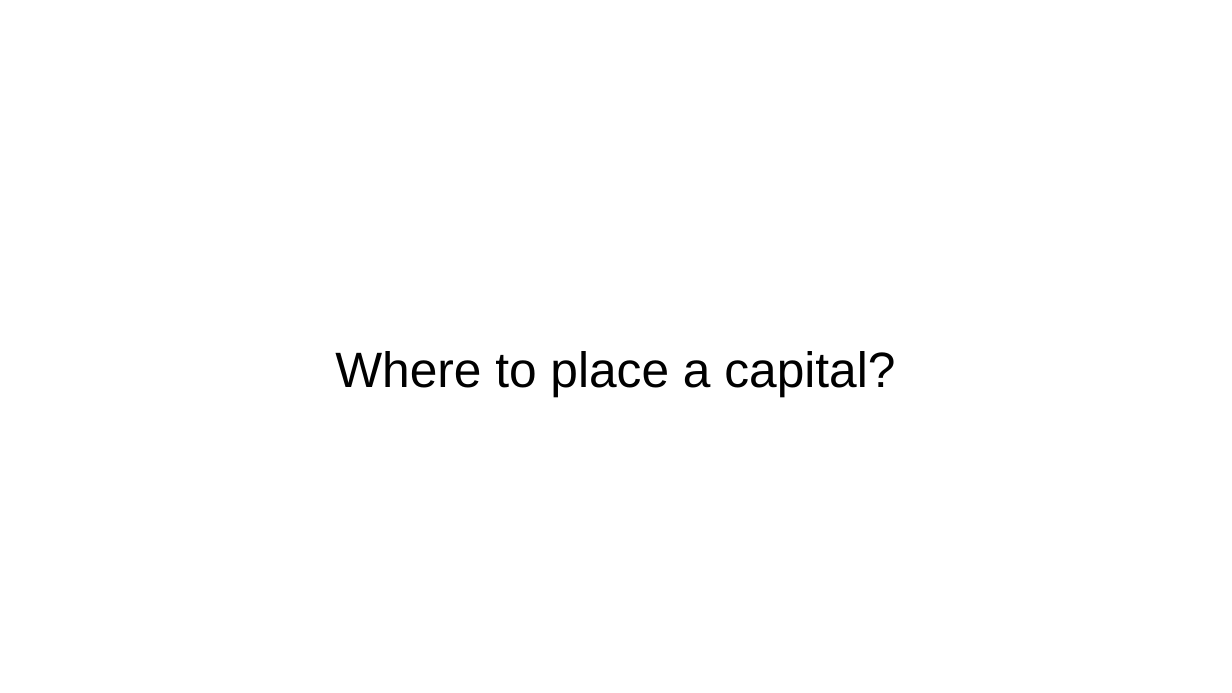
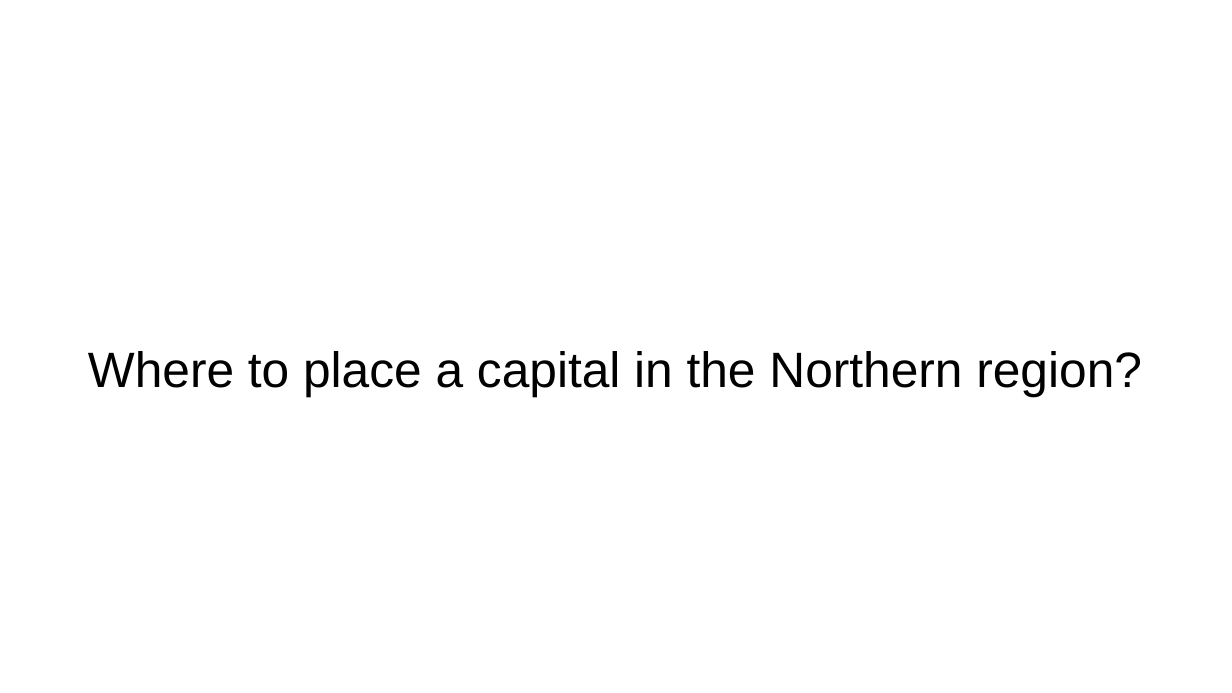
Before and after one commit to perhenrik90/Coursera_Capstone, a slide deck: slide 1 of presentasion.odp. Drawn at 1232x693 pixels with LibreOffice and Linux fonts; fonts in the diff are those of the drawing; background and template pictures are left out. Boxes give left, top, right and bottom in pixels: in the first picture for what was removed or moved away, otherwise in the second. Text is boxed around its words. In the diff, an @@ line names an element or a change of style, - is before the commit and + after.

```diff
--- a/presentasion.odp
+++ b/presentasion.odp
@@ subtitle at (88, 351, 1142, 397): text changed @@
-Where to place a capital?
+Where to place a capital in the Northern region?
```
Also in this commit, not shown: 3 other slides changed, 3 slides added, 4 slides removed, 1 other file.
